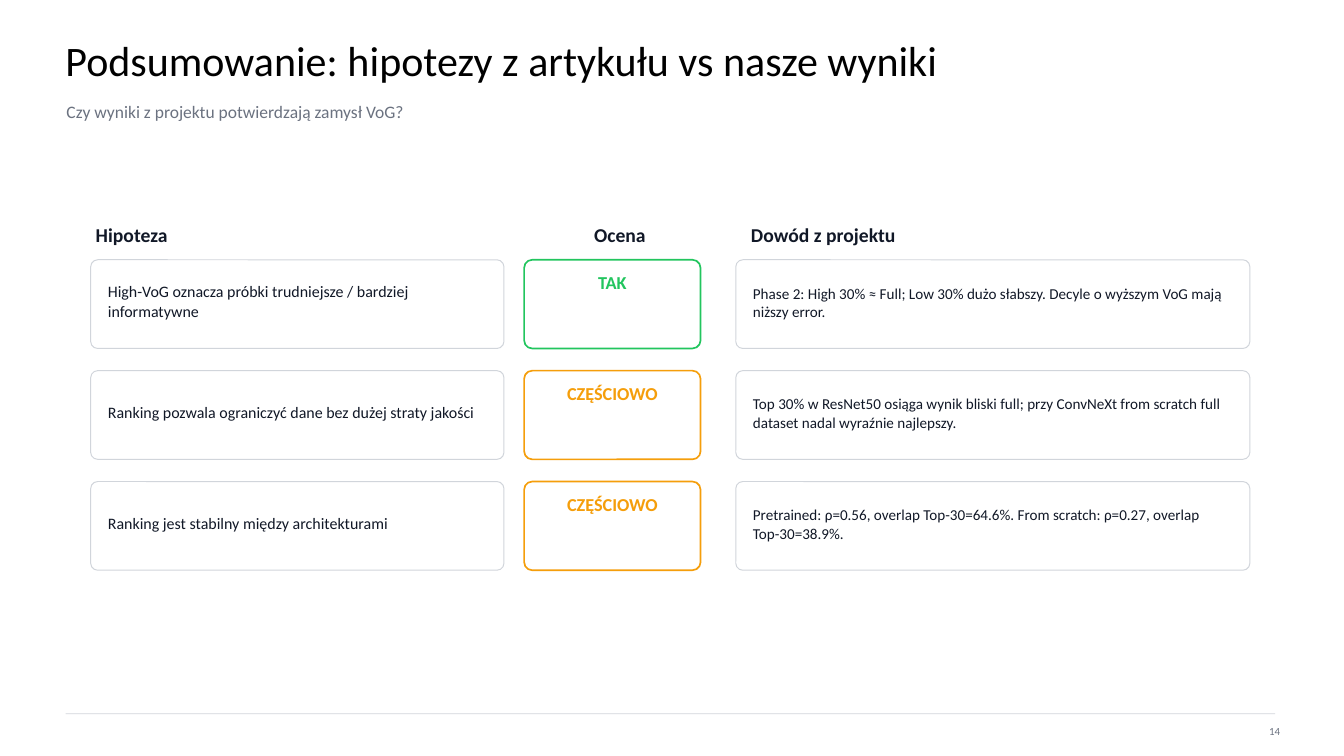
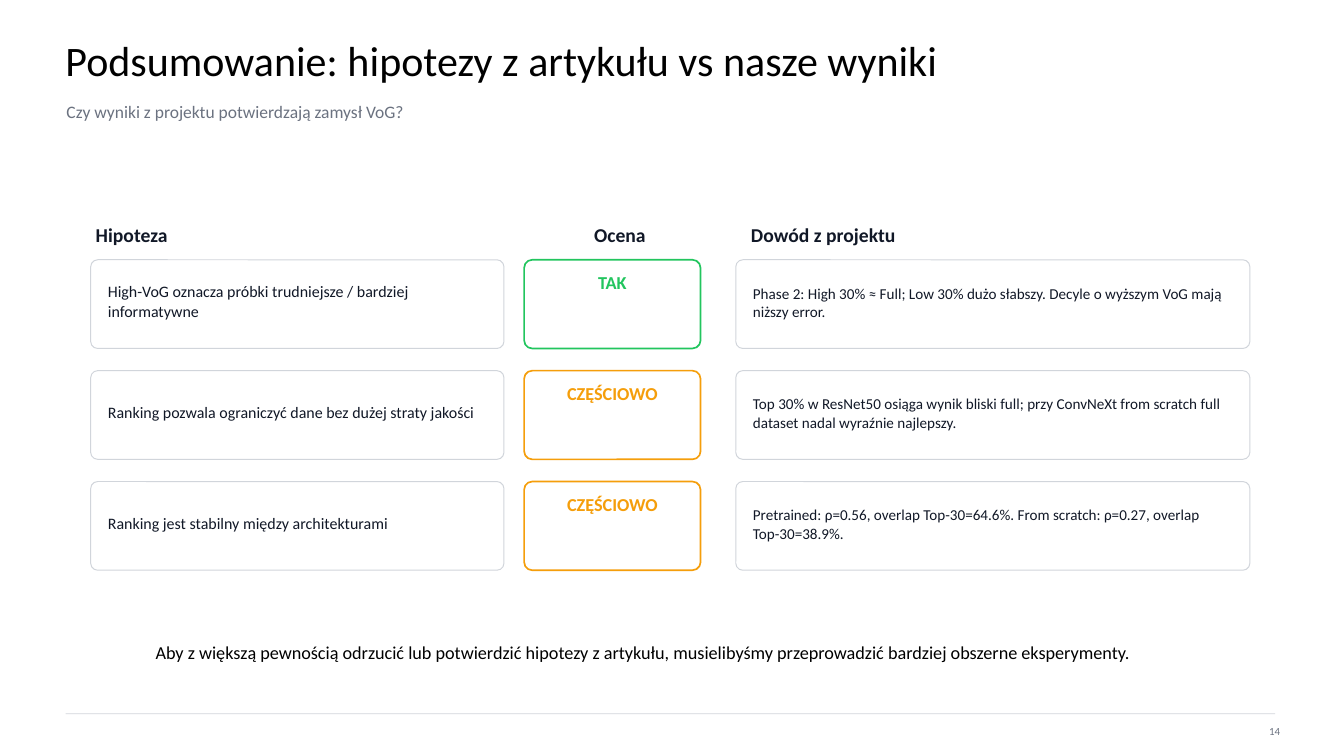
Before and after one commit to Fichey/Impact-of-Data-Ranking-on-Training-Dynamics, a slide deck: slide 16 of VoG_Impact_Data_Ranking_presentation.pptx. Drawn at 1344x756 pixels with LibreOffice and Linux fonts; fonts in the diff are those of the drawing. Boxes give left, top, right and bottom in pixels: in the first picture for what was removed or moved away, otherwise in the second. Text is boxed around its words. In the diff, an @@ line names an element or a change of style, - is before the commit and + after.

Commit message:
prezentacja

```diff
--- a/VoG_Impact_Data_Ranking_presentation.pptx
+++ b/VoG_Impact_Data_Ranking_presentation.pptx
@@ text added at box(156, 646, 1129, 662), 13 pt, text #000000 @@
+Aby z większą pewnością odrzucić lub potwierdzić hipotezy z artykułu, musielibyśmy przeprowadzić bardziej obszerne eksperymenty.
```
